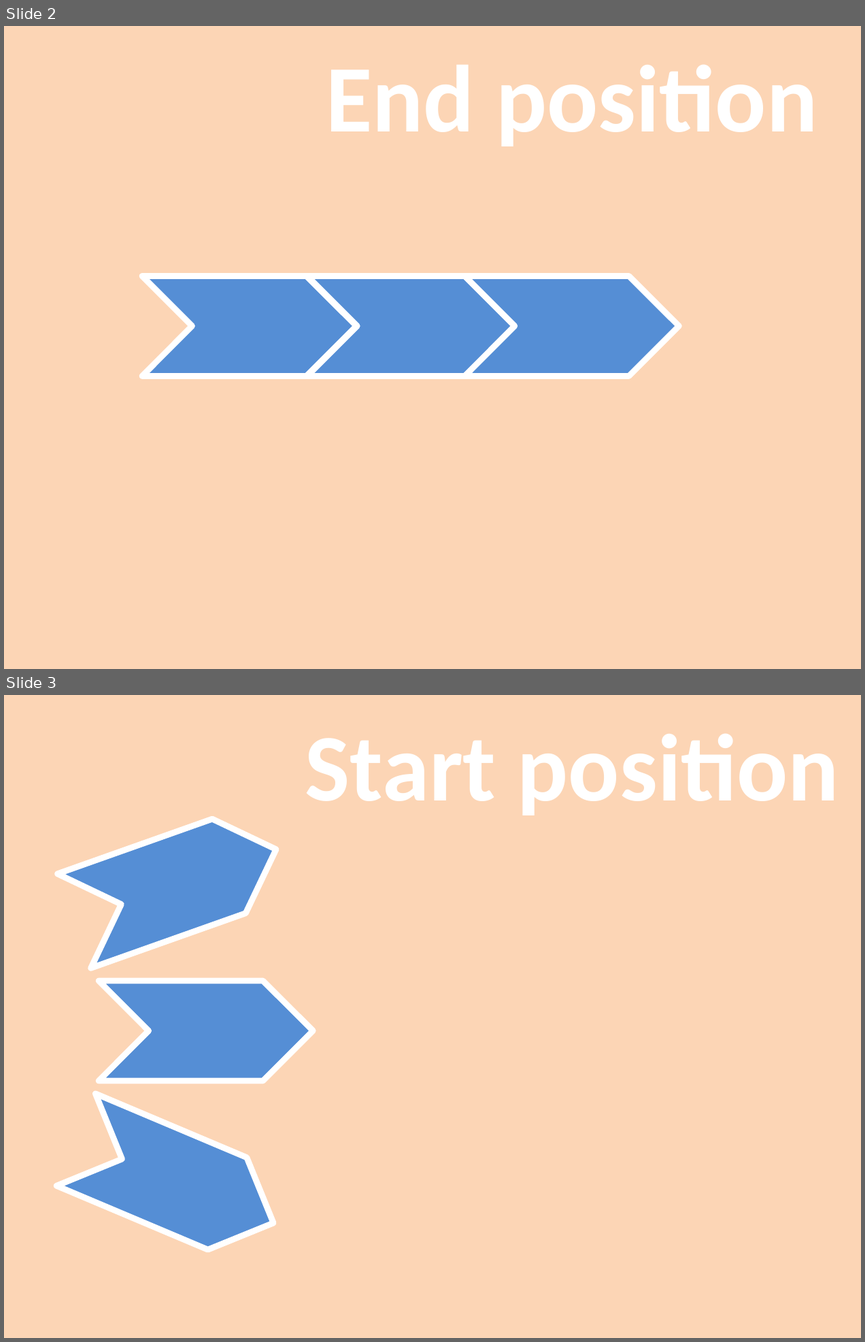
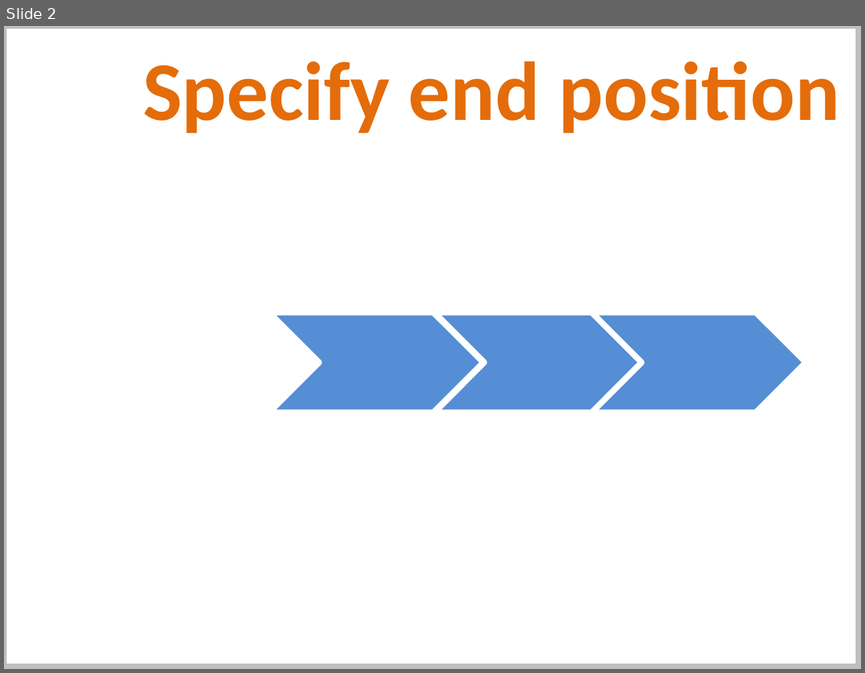
Before and after one commit to PowerPointLabs/PowerPointLabs, a slide deck: doc/Auto-animate gif.pptx. Shown one above the other, each under a label of ours: slides 2 and 3 before the commit, slide 2 after it. The pictures are 865x1342 and 865x673 pixels, drawn with LibreOffice and Linux fonts; fonts in the diff are those of the drawing. Boxes give left, top, right and bottom in pixels: in the first picture for what was removed or moved away, otherwise in the second. Text is boxed around its words. In the diff, an @@ line names an element or a change of style, - is before the commit and + after.

```diff
--- a/doc/Auto-animate gif.pptx
+++ b/doc/Auto-animate gif.pptx
@@ slide 3 removed at bbox=[4, 695, 861, 1338], background #FCD5B5 @@
@@ chevron removed at bbox=[58, 801, 293, 968] @@
@@ chevron removed at bbox=[99, 980, 313, 1081] @@
@@ chevron removed at bbox=[57, 1094, 294, 1270] @@
@@ slide 2 changed as well @@
@@ background #FCD5B5 to #FFFFFF @@
@@ rectangle added at bbox=[4, 26, 859, 667], outline #BFBFBF 2 pt @@
@@ text added at bbox=[143, 61, 840, 133], 28 pt, text #E46C0A, bold @@
+Specify end position
@@ 3 chevrons: place and size @@
-3 chevrons at bbox=[143, 277, 679, 378]
+3 chevrons at bbox=[270, 313, 805, 414]
```
Also in this commit, not shown: 5 other slides changed, 1 slide added, 1 other file.
